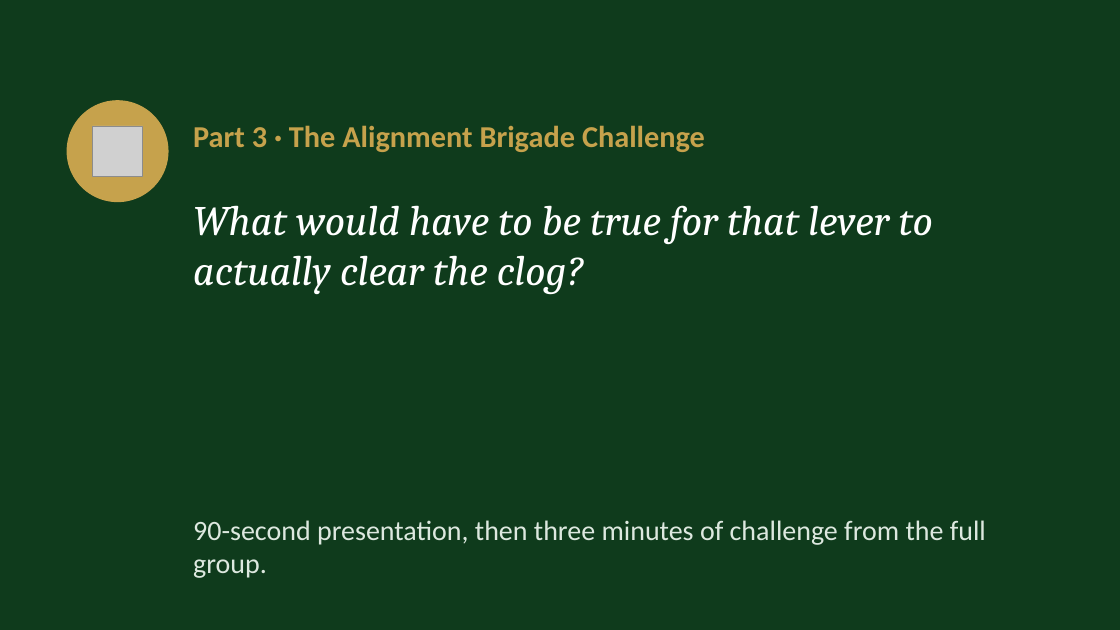
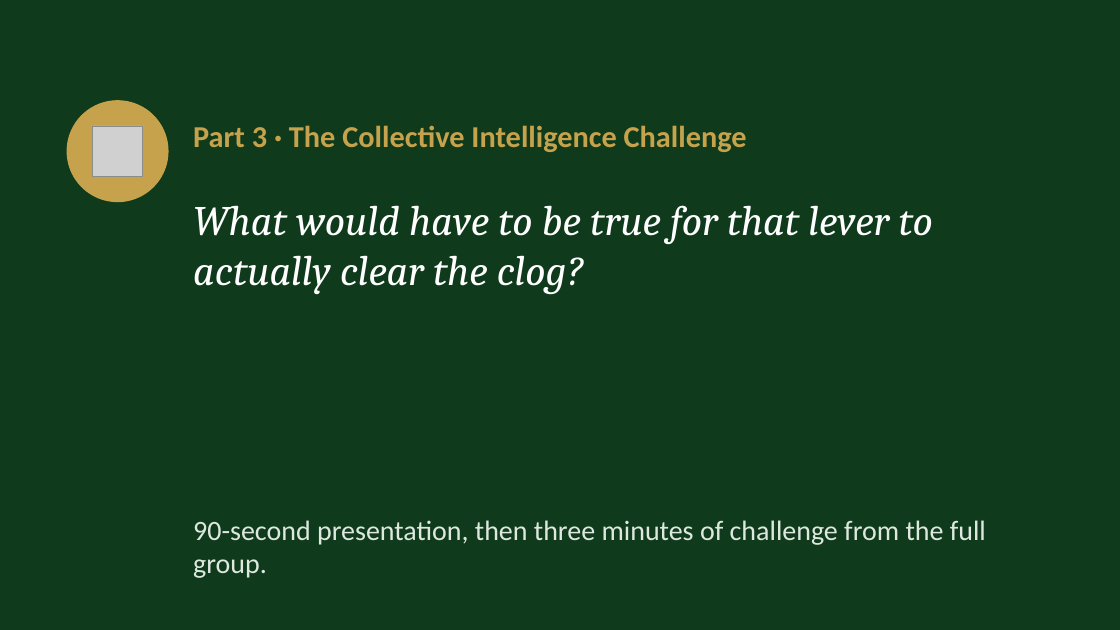
Before and after one commit to IBSL26/ibsl-platform, a slide deck: slide 22 of Unit decks/Unit 09 - Strategic Unclogging.pptx. Drawn at 1120x630 pixels with LibreOffice and Linux fonts; fonts in the diff are those of the drawing; grey boxes stand for pictures. Boxes give left, top, right and bottom in pixels: in the first picture for what was removed or moved away, otherwise in the second. Text is boxed around its words. In the diff, an @@ line names an element or a change of style, - is before the commit and + after.

Commit message:
Alignment Brigade replaced by the collective intelligence for execution discipline (Units 3-7, 9, 12)

```diff
--- a/Unit decks/Unit 09 - Strategic Unclogging.pptx
+++ b/Unit decks/Unit 09 - Strategic Unclogging.pptx
@@ text at bbox=[193, 125, 747, 152]: text changed @@
-Part 3 · The Alignment Brigade Challenge
+Part 3 · The Collective Intelligence Challenge
```
Also in this commit, not shown: 1 other slide changed, 18 other files.
